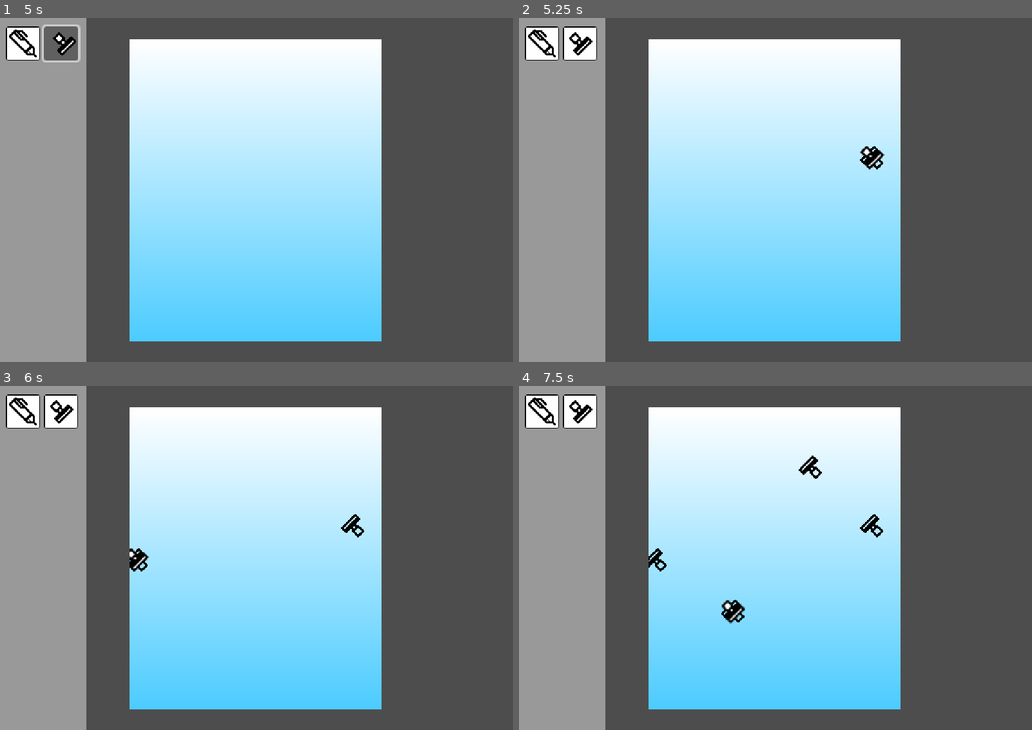
Above: before the commit, frames 1-4 (two rows, left to right).
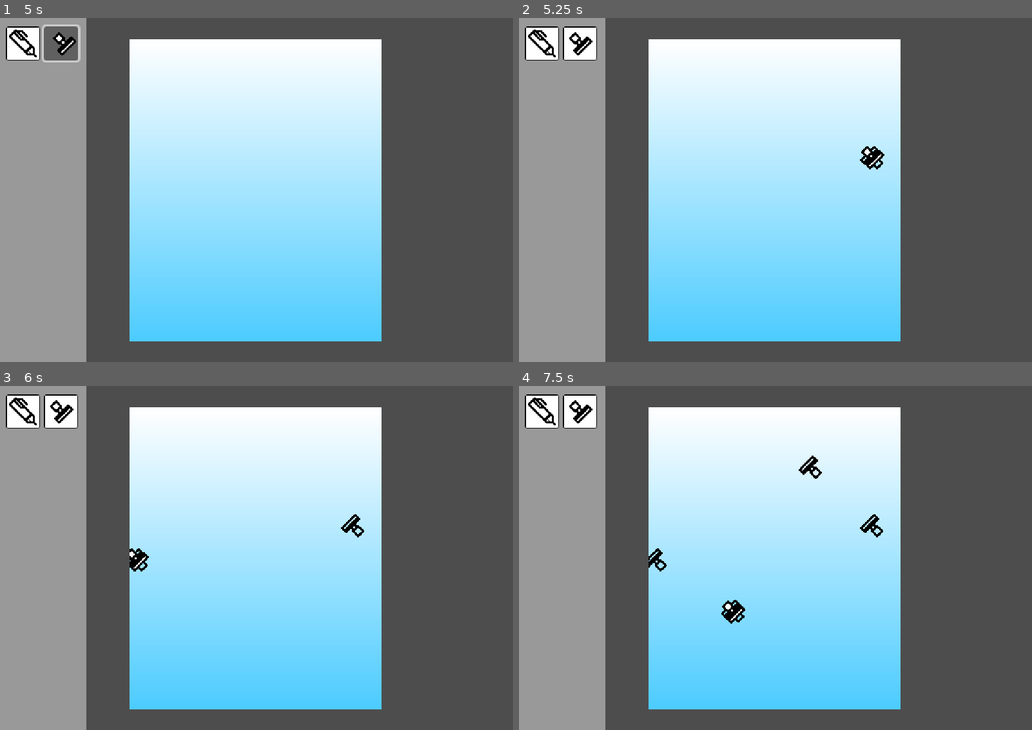
Above: after the commit, the same moments.

Repository: argonaut8/GGJ_2024
Game: Godot game, scene res://src/studio.tscn
Same seed, same stepped clock (60 frames per second), same inputs: the game is played once before the commit and once after it.
Inputs (mouse positions are in pixels of both pictures, inside the frame that each line leads up to):
- Up to frame 1 (5 s): click (20, 42) at 0.5 s; click (61, 42) at 1.27 s; click (20, 42) at 2 s; click (61, 42) at 2.77 s; click (20, 42) at 3.5 s; click (61, 42) at 4.27 s
- Up to frame 2 (5.25 s): tap Enter at 5 s; move the mouse to (888, 172) at 5.02 s; click (888, 172) at 5.17 s
- Up to frame 3 (6 s): tap Space at 5.75 s; move the mouse to (153, 575) at 5.77 s; click (153, 575) at 5.92 s
- Up to frame 4 (7.5 s): tap Enter at 6.5 s; move the mouse to (826, 482) at 6.52 s; click (826, 482) at 6.67 s; tap Space at 7.25 s; move the mouse to (749, 626) at 7.27 s; click (749, 626) at 7.42 s

Frame 1 is identical in both runs. In frame 2, less than 0.1% of the frame differs, in the area x 66-72%, y 37-45%; in frame 3, less than 0.1%; in frame 4, less than 0.1%, in the area x 39-45%, y 62-70%.

Commit message:
Improved cursor graphic, brush draws lines

Diff:
--- a/src/gui/cursor.gd
+++ b/src/gui/cursor.gd
@@ -8,7 +8,7 @@
 
 # Called every frame. 'delta' is the elapsed time since the previous frame.
 func _process(delta):
-	position = get_global_mouse_position()
+	position = get_global_mouse_position().round()
 
 
 func set_tool(tool: Tool) -> void:
--- a/src/tools/brush.gd
+++ b/src/tools/brush.gd
@@ -5,6 +5,7 @@
 @export var color: Color = Color.BLACK
 
 var is_clicked: bool = false
+var prev_mouse_position: Vector2
 
 func _init(canvas: Image) -> void:
 	super._init(canvas)
@@ -15,10 +16,15 @@
 		if event.get_button_index() == MOUSE_BUTTON_LEFT:
 			if event.pressed:
 				is_clicked = true
+				prev_mouse_position = event.position
 				edited_pixels.append(event.position.round() as Vector2i)
 				draw_pixels(edited_pixels)
 			else:
 				is_clicked = false
 	elif event is InputEventMouseMotion and is_clicked:
-		edited_pixels.append(event.position.round() as Vector2i)
+		var brushPosition = prev_mouse_position
+		while (brushPosition - event.position).length() > 0.0:
+			edited_pixels.append(brushPosition.round() as Vector2i)
+			brushPosition = brushPosition.move_toward(event.position, 1)
 		draw_pixels(edited_pixels)
+		prev_mouse_position = event.position
